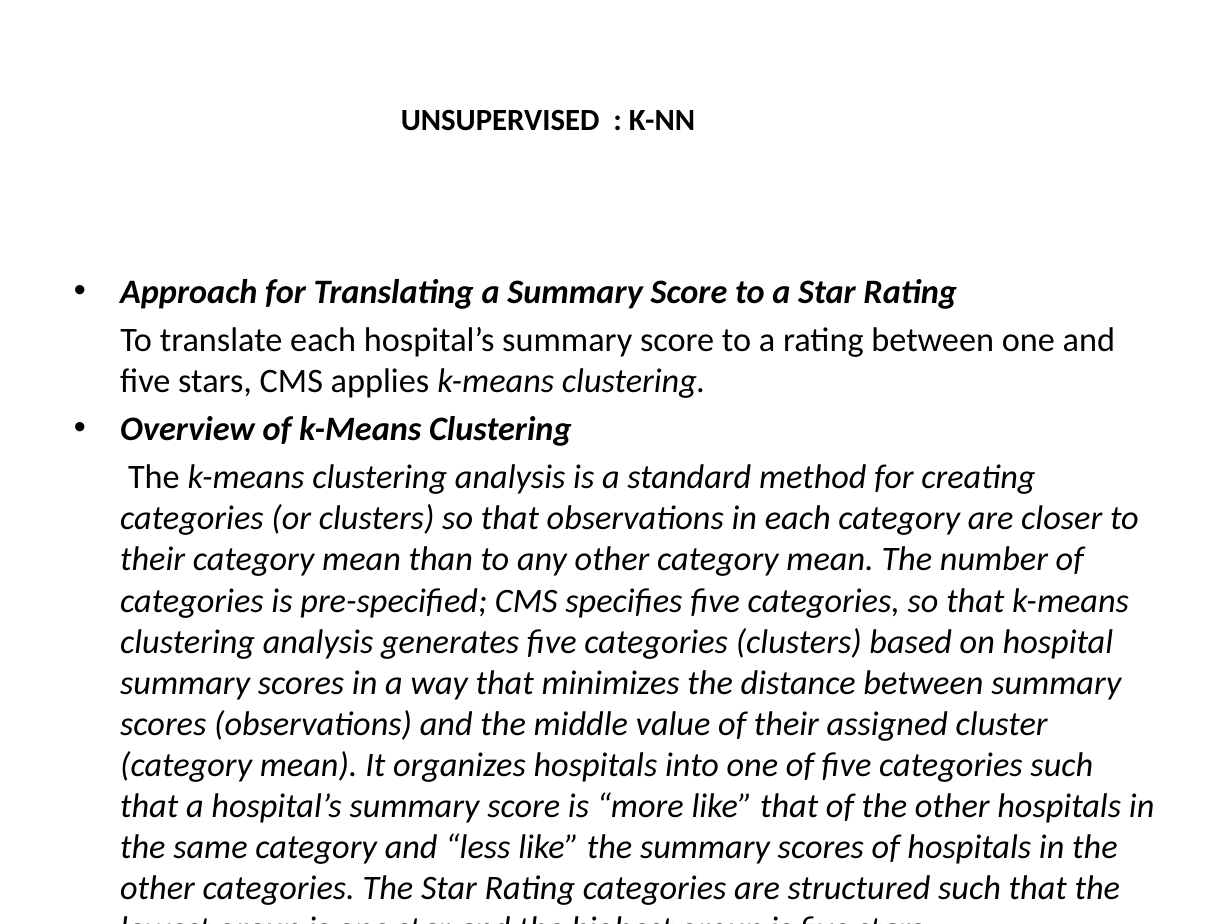
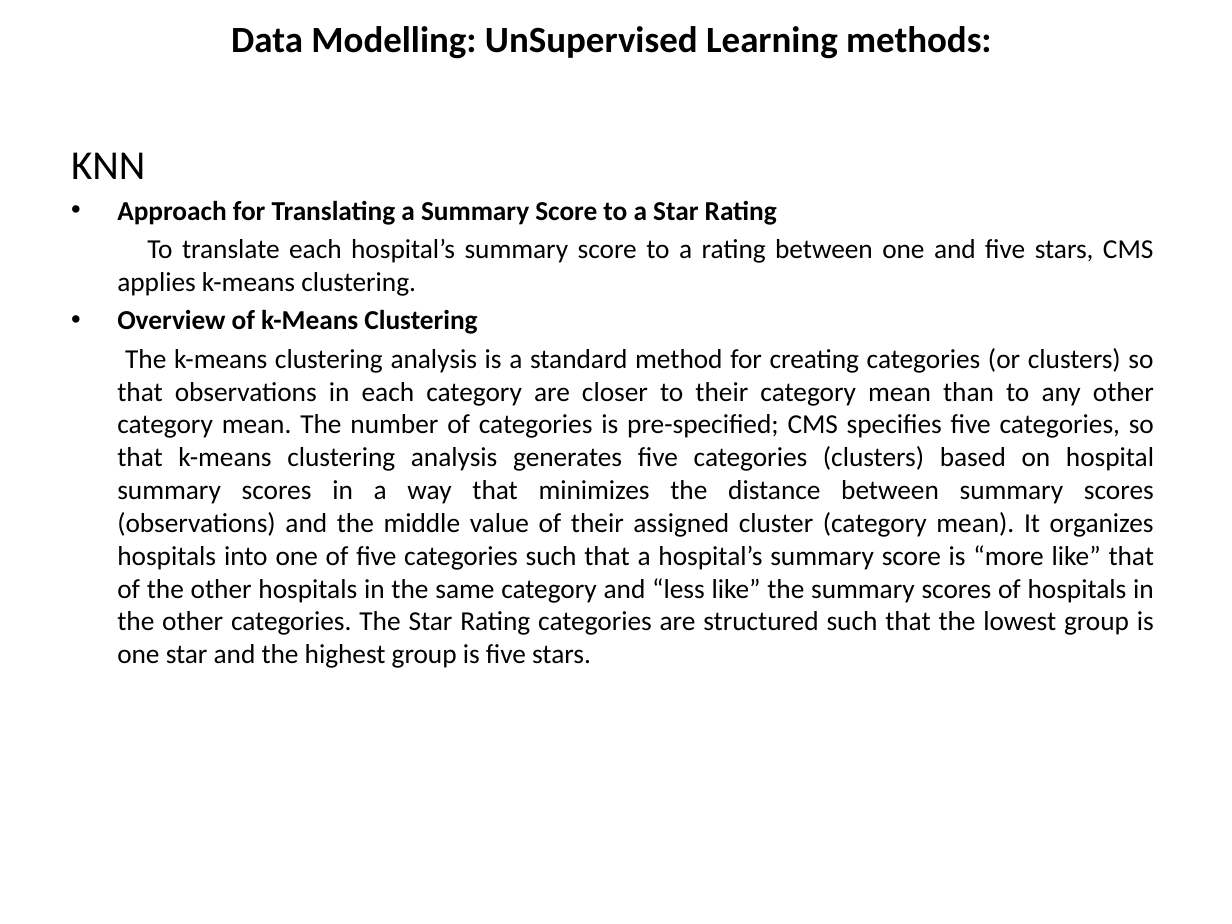
Before and after one commit to Prathyusha-Akundi/CMS_Hospital_Rating, a slide deck: slide 23 of CMS STAR-RATING.pptx (slide 20 before the commit). Drawn at 1232x924 pixels with LibreOffice and Linux fonts; fonts in the diff are those of the drawing. Boxes give left, top, right and bottom in pixels: in the first picture for what was removed or moved away, otherwise in the second. Text is boxed around its words. In the diff, an @@ line names an element or a change of style, - is before the commit and + after.

Commit message:
formatting

```diff
--- a/CMS STAR-RATING.pptx
+++ b/CMS STAR-RATING.pptx
@@ title added at [231,26,992,59], 21.6 pt, text #000000, bold @@
+Data Modelling: UnSupervised Learning methods:
@@ text removed at [401,109,695,131] @@
-UNSUPERVISED : K-NN
@@ text "KNN": place and size @@
-text "KNN" at [120,279,1154,905]
+text "KNN" at [71,152,1154,668]
@@ text at [71,152,145,179]: paragraph added @@
+KNN
@@ text at [117,200,1154,668]: size 20 to 16 pt, italic off; alignment left to justified @@
```
Also in this commit, not shown: 11 other slides changed, 3 slides added.
